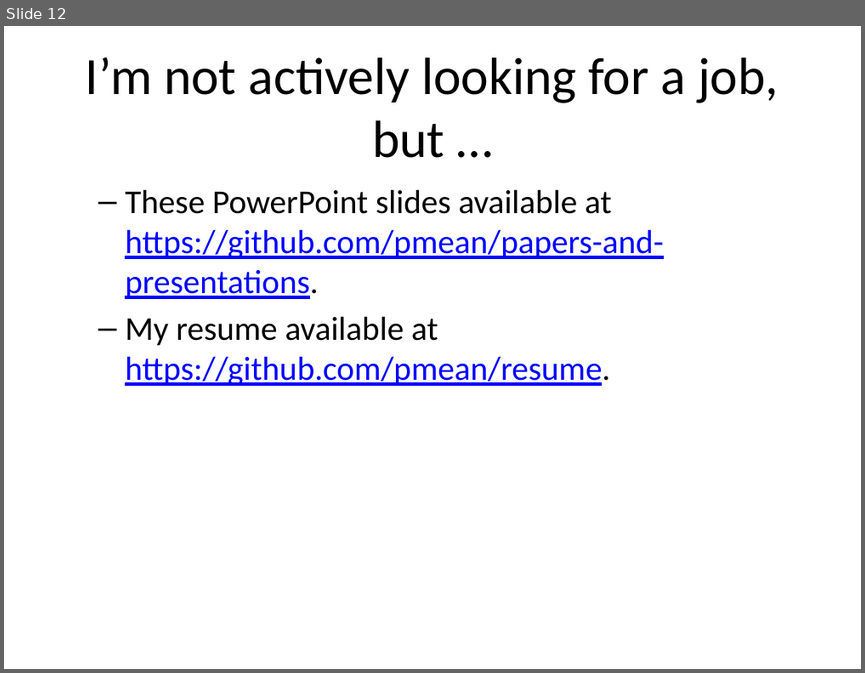
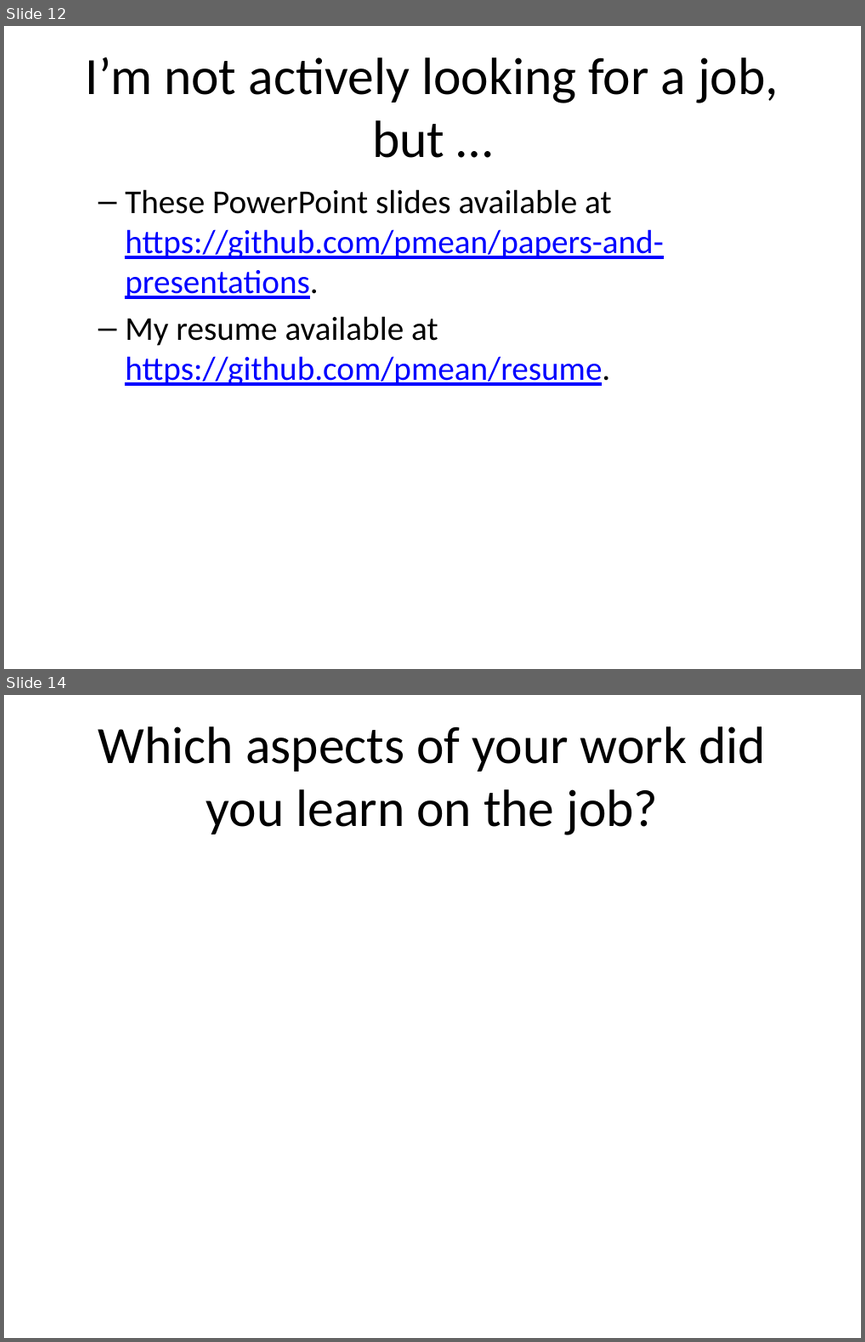
Before and after one commit to pmean/papers-and-presentations, a slide deck: consulting-careers/introduction.pptx. Shown one above the other, each under a label of ours: slide 12 before the commit, slides 12 and 14 after it; the slides between them are not shown. The pictures are 865x673 and 865x1342 pixels, drawn with LibreOffice and Linux fonts; fonts in the diff are those of the drawing. Boxes give left, top, right and bottom in pixels: in the first picture for what was removed or moved away, otherwise in the second. Text is boxed around its words. In the diff, an @@ line names an element or a change of style, - is before the commit and + after.

```diff
--- a/consulting-careers/introduction.pptx
+++ b/consulting-careers/introduction.pptx
@@ slide 14 added at <box>4,695,861,1338</box>, background #FFFFFF @@
@@ title added at <box>98,726,766,835</box>, 44 pt, text #000000 @@
+Which aspects of your work did you learn on the job?
```
Also in this commit, not shown: 9 other slides added, 2 other files.
